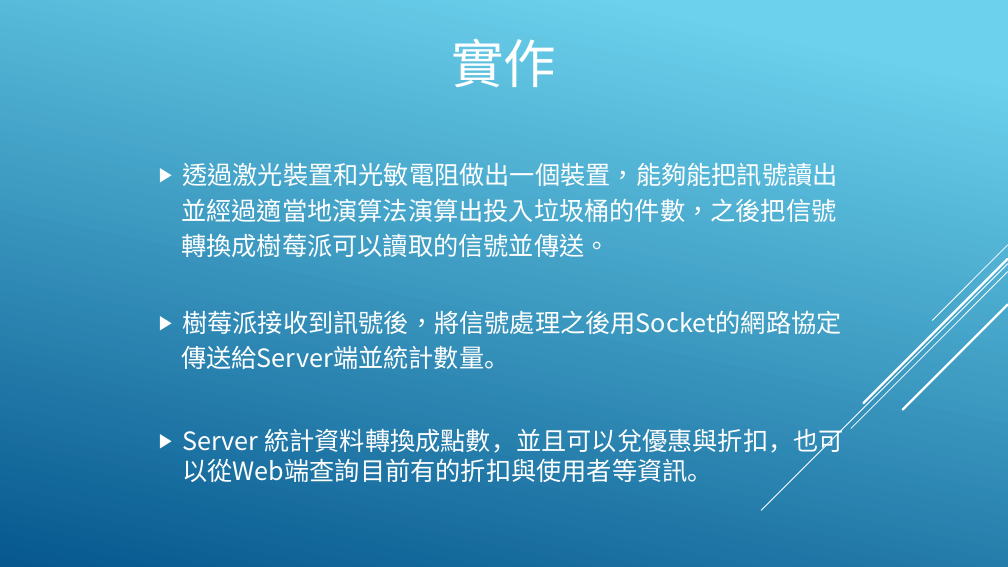
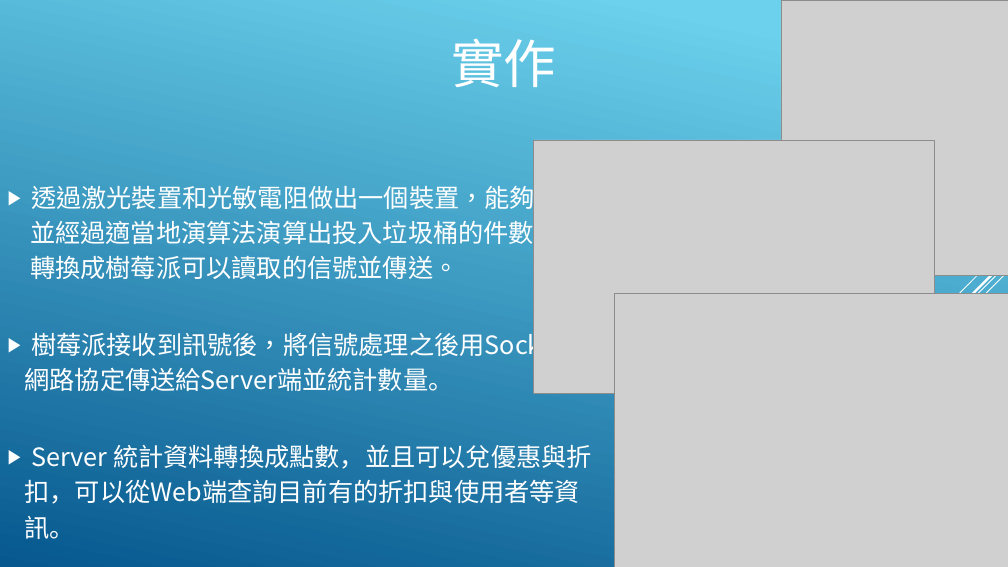
Before and after one commit to DennySORA/Environmental_Sustainability_Partition_Hackathon_2018, a slide deck: slide 4 of doc/永續發展 - 淨灘.pptx. Drawn at 1008x567 pixels with LibreOffice and Linux fonts; fonts in the diff are those of the drawing; grey boxes stand for pictures. Boxes give left, top, right and bottom in pixels: in the first picture for what was removed or moved away, otherwise in the second. Text is boxed around its words. In the diff, an @@ line names an element or a change of style, - is before the commit and + after.

```diff
--- a/doc/永續發展 - 淨灘.pptx
+++ b/doc/永續發展 - 淨灘.pptx
@@ picture added at [781,0,1008,275] @@
@@ picture added at [534,140,935,394] @@
@@ text "透過激光裝置和光敏電阻做出一個裝置，能夠能把訊號讀出": place and size @@
-text "透過激光裝置和光敏電阻做出一個裝置，能夠能把訊號讀出" at [181,163,844,482]
+text "透過激光裝置和光敏電阻做出一個裝置，能夠能把訊號讀出" at [24,181,686,539]
@@ picture added at [615,293,1008,567] @@
@@ text at [24,328,592,539]: text changed @@
-▶ 樹莓派接收到訊號後，將信號處理之後用Socket的網路協定
-傳送給Server端並統計數量。
-▶ Server 統計資料轉換成點數，並且可以兌優惠與折扣，也可以從Web端查詢目前有的折扣與使用者等資訊。
+▶ 樹莓派接收到訊號後，將信號處理之後用Socket的
+網路協定傳送給Server端並統計數量。
+▶ Server 統計資料轉換成點數，並且可以兌優惠與折
+扣，可以從Web端查詢目前有的折扣與使用者等資
+訊。
```
Also in this commit, not shown: 2 other slides changed, 7 other files.
